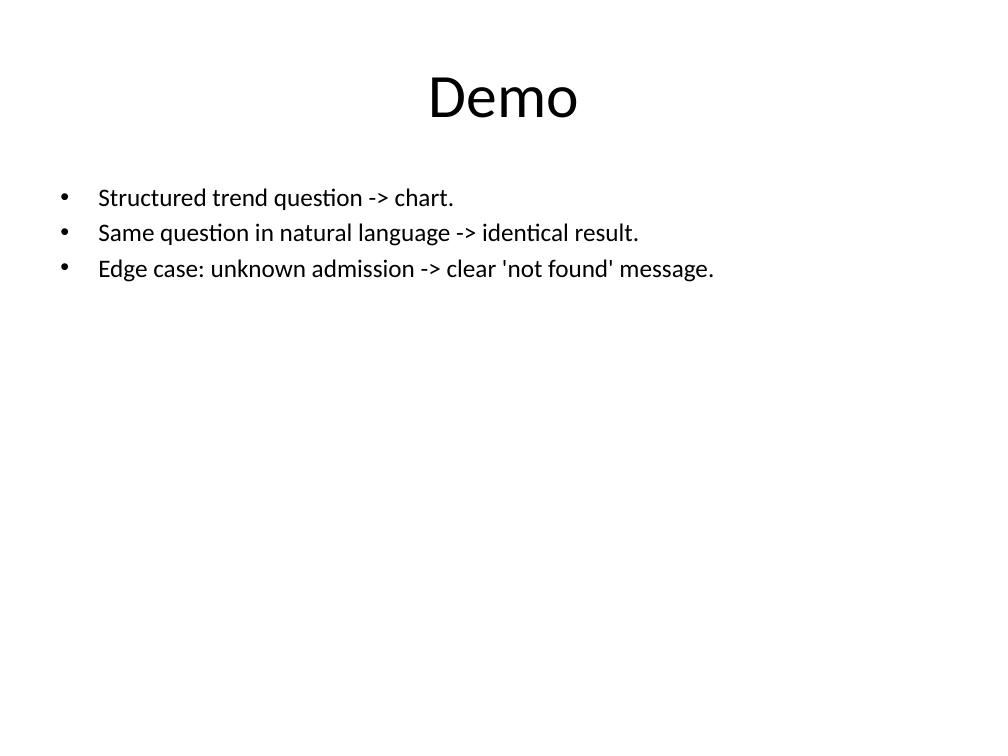
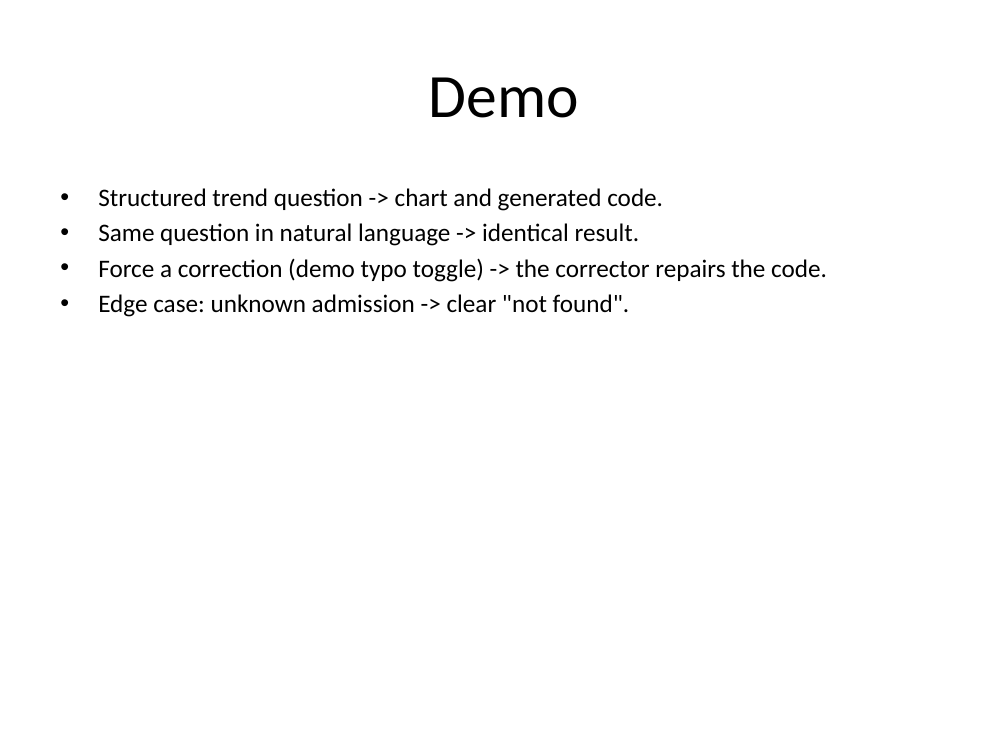
Before and after one commit to alonengel/seminar-project, a slide deck: slide 13 of docs/Clinical_Lab_Analysis_System.pptx (slide 11 before the commit). Drawn at 1008x756 pixels with LibreOffice and Linux fonts; fonts in the diff are those of the drawing. Boxes give left, top, right and bottom in pixels: in the first picture for what was removed or moved away, otherwise in the second. Text is boxed around its words. In the diff, an @@ line names an element or a change of style, - is before the commit and + after.

Commit message:
Refresh presentation deck: 12 questions, LLM/code-gen, Part-1 data slide.
Regenerate the .pptx from SLIDES.md (now 14 slides), add a reproducible docs/build_pptx.py builder, and align with the Part 1 dataset document.

```diff
--- a/docs/Clinical_Lab_Analysis_System.pptx
+++ b/docs/Clinical_Lab_Analysis_System.pptx
@@ text at bbox=[98, 188, 663, 211]: text changed @@
-• Structured trend question -> chart.
+• Structured trend question -> chart and generated code.
@@ text at bbox=[98, 258, 827, 317]: text changed @@
-• Edge case: unknown admission -> clear 'not found' message.
+• Force a correction (demo typo toggle) -> the corrector repairs the code.
+• Edge case: unknown admission -> clear "not found".
```
Also in this commit, not shown: 10 other slides changed, 2 slides added, 4 other files.
